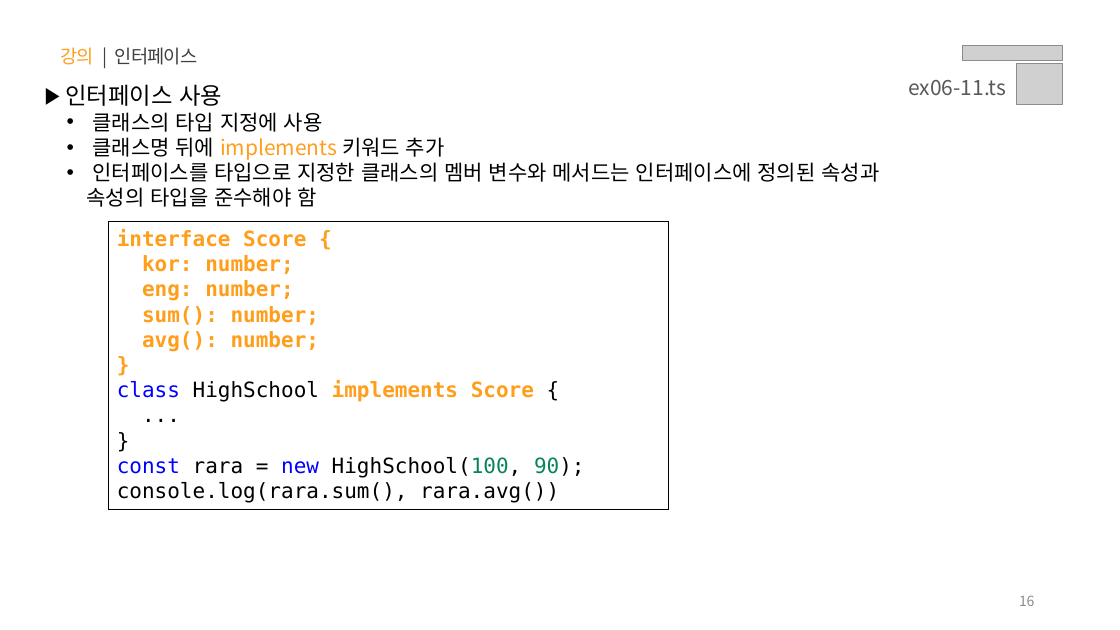
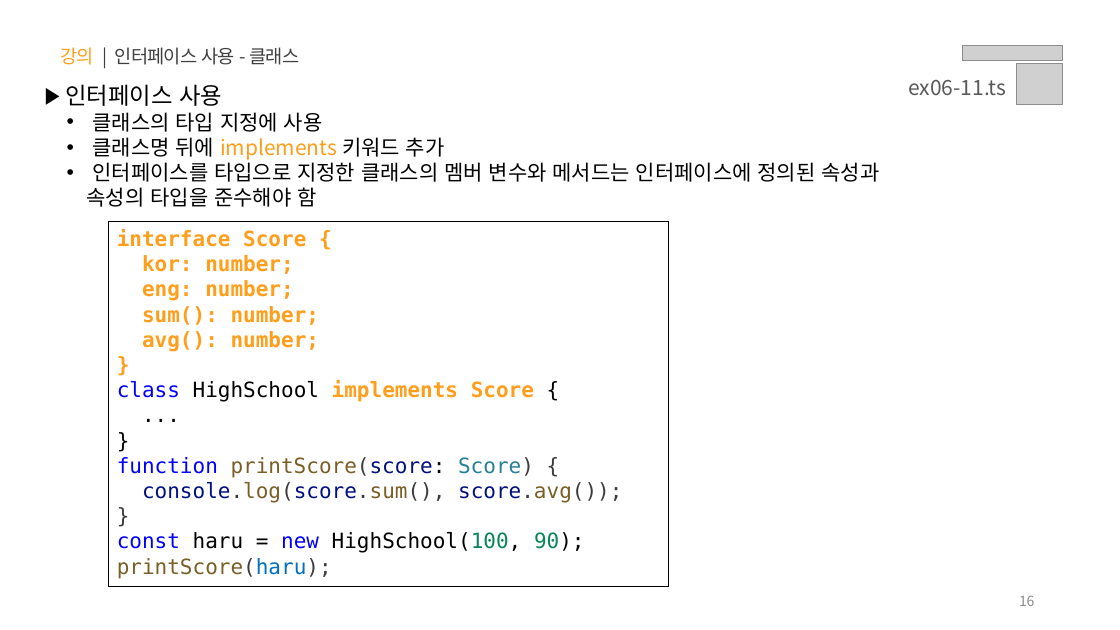
Before and after one commit to jeong0403/learn-JS, a slide deck: slide 16 of PPT/06.자바스크립트 - 타입스크립트.pptx. Drawn at 1120x630 pixels with LibreOffice and Linux fonts; fonts in the diff are those of the drawing; grey boxes stand for pictures. Boxes give left, top, right and bottom in pixels: in the first picture for what was removed or moved away, otherwise in the second. Text is boxed around its words. In the diff, an @@ line names an element or a change of style, - is before the commit and + after.

```diff
--- a/PPT/06.자바스크립트 - 타입스크립트.pptx
+++ b/PPT/06.자바스크립트 - 타입스크립트.pptx
@@ text at (x1=60, y1=47, x2=299, y2=65): text changed @@
-강의 | 인터페이스
+강의 | 인터페이스 사용 - 클래스
@@ rectangle "interface Score {" resized from (x1=108, y1=222, x2=669, y2=510) to (x1=108, y1=222, x2=669, y2=586) @@
@@ text in rectangle at (x1=117, y1=457, x2=622, y2=579): text changed; text colour #000000 to #795E26 @@
-}
-const rara = new HighSchool(100, 90);
-console.log(rara.sum(), rara.avg())
+}
+function printScore(score: Score) {
+console.log(score.sum(), score.avg());
+}
+const haru = new HighSchool(100, 90);
+printScore(haru);
```
Also in this commit, not shown: 19 other slides changed, 3 slides added, 1 slide removed, 43 other files.
